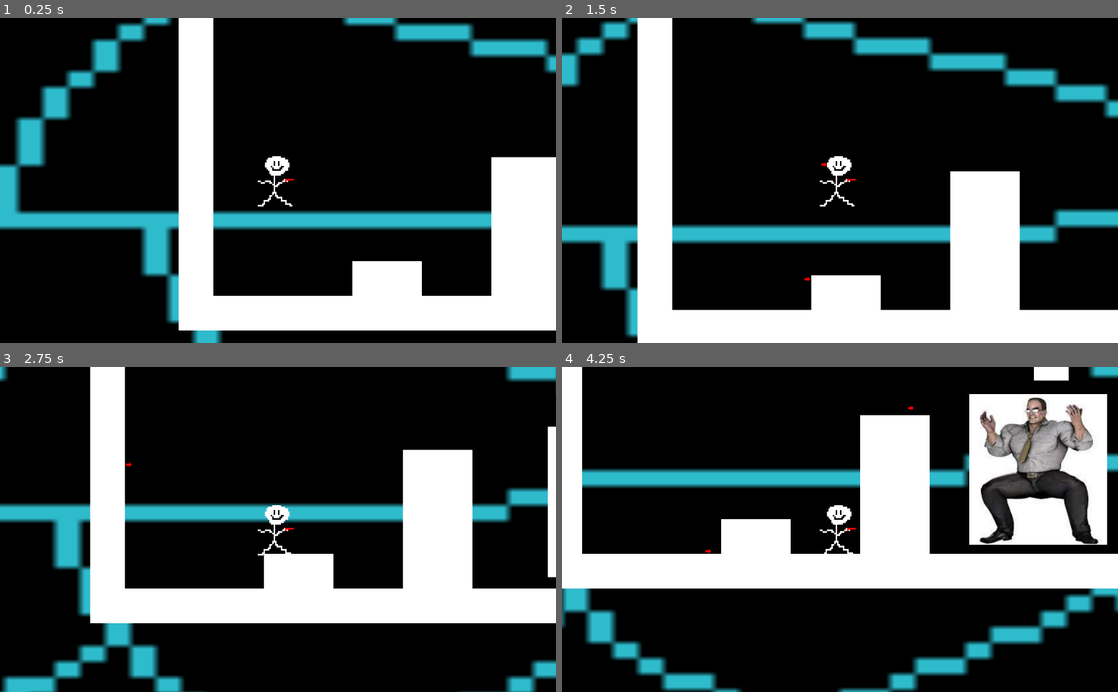
Above: before the commit, frames 1-4 (two rows, left to right).
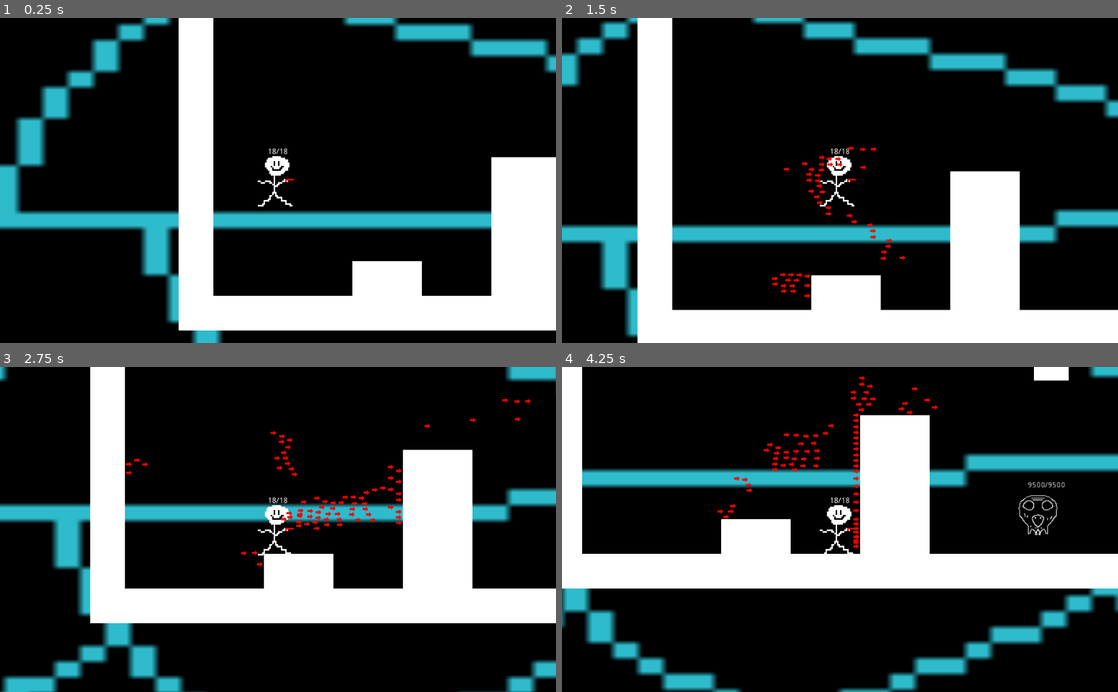
Above: after the commit, the same moments.

Repository: Tsiegmund/Juice-Games-Virtual-Days
Game: Godot game, scene res://source/Levels/MVPLevel.tscn
Two runs of this game, one before a commit and one after it. Both use one fixed random seed, a clock stepped at 60 frames per second and the inputs below.
Inputs (mouse positions are in pixels of both pictures, inside the frame that each line leads up to):
- Up to frame 1 (0.25 s): no input
- Up to frame 2 (1.5 s): move the mouse to (962, 164) at 0.52 s; press the mouse at (962, 164) at 0.53 s; hold D (right) from 0.53 s (still down); tap Up (ui_up) at 0.77 s; move the mouse to (728, 196) at 1.27 s; release the mouse at (728, 196) at 1.28 s; click (728, 196) at 1.35 s
- Up to frame 3 (2.75 s): tap Up (ui_up) at 1.52 s; move the mouse to (333, 458) at 2.02 s; release D (right) at 2.03 s; press the mouse at (333, 458) at 2.03 s; hold A (left) from 2.03 s (still down)
- Up to frame 4 (4.25 s): move the mouse to (812, 594) at 2.77 s; release A (left) at 2.78 s; release the mouse at (812, 594) at 2.78 s; hold D (right) from 2.78 s (still down); click (812, 594) at 2.85 s; tap Up (ui_up) at 3.02, 3.77 s; move the mouse to (1006, 578) at 3.52 s; press the mouse at (1006, 578) at 3.53 s

The runs differ from the first frame. In frame 1, less than 0.1% of the frame differs, in the area x 48-52%, y 40-42%; in frame 2, 0.6%; in frame 3, 1.5%; in frame 4, 12%, in the area x 25-99%, y 2-58%.

Commit message:
MVP tthing

Diff:
--- a/BabyBoy.gd
+++ b/BabyBoy.gd
@@ -4,7 +4,11 @@
 var rng = RandomNumberGenerator.new()
 var GRAVITY = 30
 
-var ENEMY_HEALTH = 128
+export (float) var max_health = 9500
+onready var health = max_health setget _set_health
+
+signal health_updated(health)
+signal killed()
 
 var WALK_SPEED = 200
 var JUMP_SPEED = 400
@@ -34,5 +38,24 @@
 		velocity.y = -JUMP_SPEED
 		timer.set_wait_time(5)
 
+	var label = get_node("Label")
+	label.text = str(health) + "/" + str(max_health)
 
 	move_and_slide(velocity, Vector2(0, -1))
+
+
+func damage(amount):
+	_set_health(health - amount)
+
+func kill():
+	pass
+
+func _set_health(value):
+	var prev_health = health
+	health = clamp(value, 0, max_health)
+	if health != prev_health:
+		emit_signal("health_updated", health)
+		var label = get_node("Label")
+		label.text = str(health) + "/" + str(max_health)
+		if health == 0:
+			self.queue_free()
--- a/source/Actors/Actor.gd
+++ b/source/Actors/Actor.gd
@@ -9,7 +9,8 @@
 
 var velocity = Vector2()
 
-
+export (float) var max_health = 18
+onready var health = max_health setget _set_health
 
 func _physics_process(_delta):
 	velocity.y = velocity.y + GRAVITY
@@ -30,11 +31,12 @@
 	if Input.is_action_just_released("ui_left") or Input.is_action_just_released("ui_right"):
 		velocity.x = 0
 
-	elif Input.is_action_just_pressed("shoot"):
+	if Input.is_action_pressed("shoot"):
 		shoot()
 
 		$Node2D.look_at(get_global_mouse_position())
-
+	var label = get_node("Label")
+	label.text = str(health) + "/" + str(max_health)
 	move_and_slide(velocity, Vector2(0, -1))
 
 func shoot():
@@ -45,3 +47,20 @@
 	var previous_position = bullet.position
 
 	bullet.velocity = get_global_mouse_position() - bullet.position
+
+func damage(amount):
+	_set_health(health - amount)
+
+func kill():
+	pass
+
+func _set_health(value):
+	var prev_health = health
+	health = clamp(value, 0, max_health)
+	if health != prev_health:
+		emit_signal("health_updated", health)
+
+		var label = get_node("Label")
+		label.text = str(health) + "/" + str(max_health)
+		if health == 0:
+			self.queue_free()
--- a/source/Actors/Bob.tscn
+++ b/source/Actors/Bob.tscn
@@ -25,3 +25,9 @@
 
 [node name="Position2D" type="Position2D" parent="Node2D"]
 position = Vector2( 34, 0 )
+
+[node name="Label" type="Label" parent="."]
+margin_left = -19.0
+margin_top = -60.0
+margin_right = 21.0
+margin_bottom = -46.0
--- a/source/Actors/MVPEnemy.tscn
+++ b/source/Actors/MVPEnemy.tscn
@@ -1,10 +1,10 @@
 [gd_scene load_steps=4 format=2]
 
-[ext_resource path="res://Imgs/mother.jpg" type="Texture" id=1]
+[ext_resource path="res://enemy.transparent.png" type="Texture" id=1]
 [ext_resource path="res://BabyBoy.gd" type="Script" id=2]
 
 [sub_resource type="RectangleShape2D" id=1]
-extents = Vector2( 121.25, 139 )
+extents = Vector2( 37, 41.5 )
 
 [node name="MVPEnemy" type="KinematicBody2D"]
 position = Vector2( 457, 225 )
@@ -18,5 +18,11 @@
 texture = ExtResource( 1 )
 
 [node name="CollisionShape2D" type="CollisionShape2D" parent="."]
-position = Vector2( 59.25, 52 )
+position = Vector2( 58, 52.5 )
 shape = SubResource( 1 )
+
+[node name="Label" type="Label" parent="."]
+margin_left = 40.0
+margin_top = -7.0
+margin_right = 72.0
+margin_bottom = 7.0
